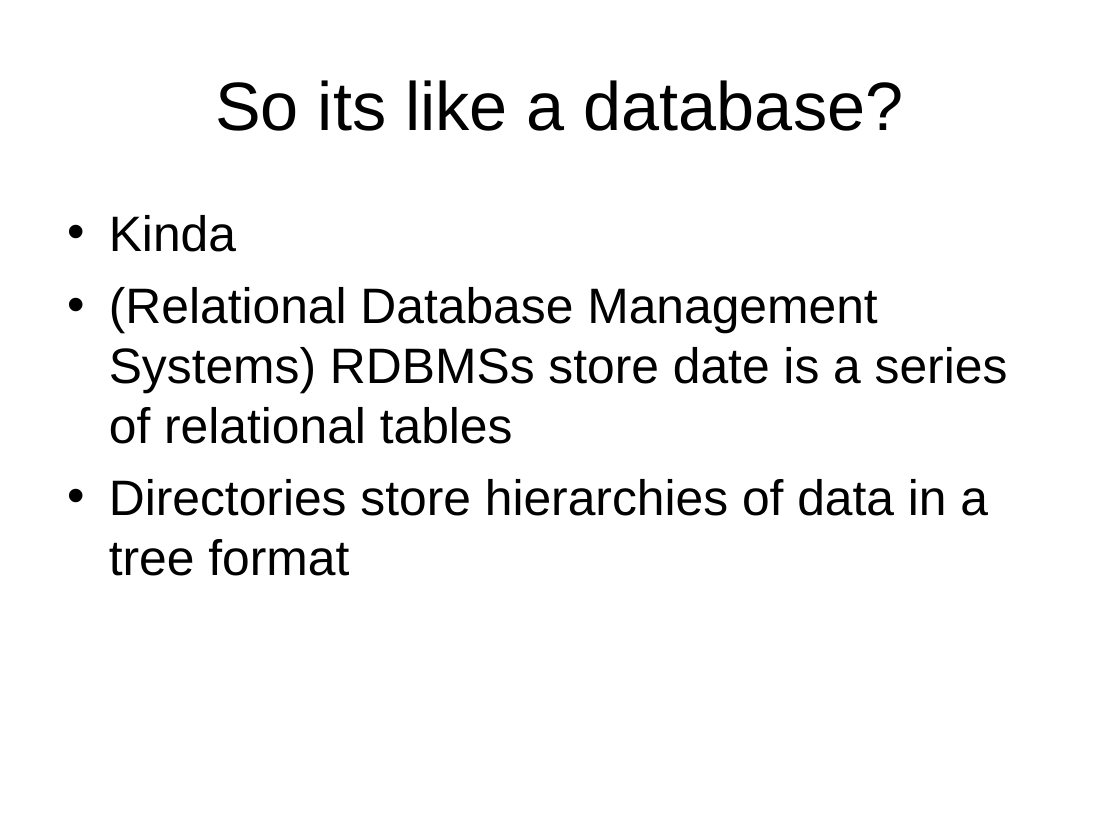
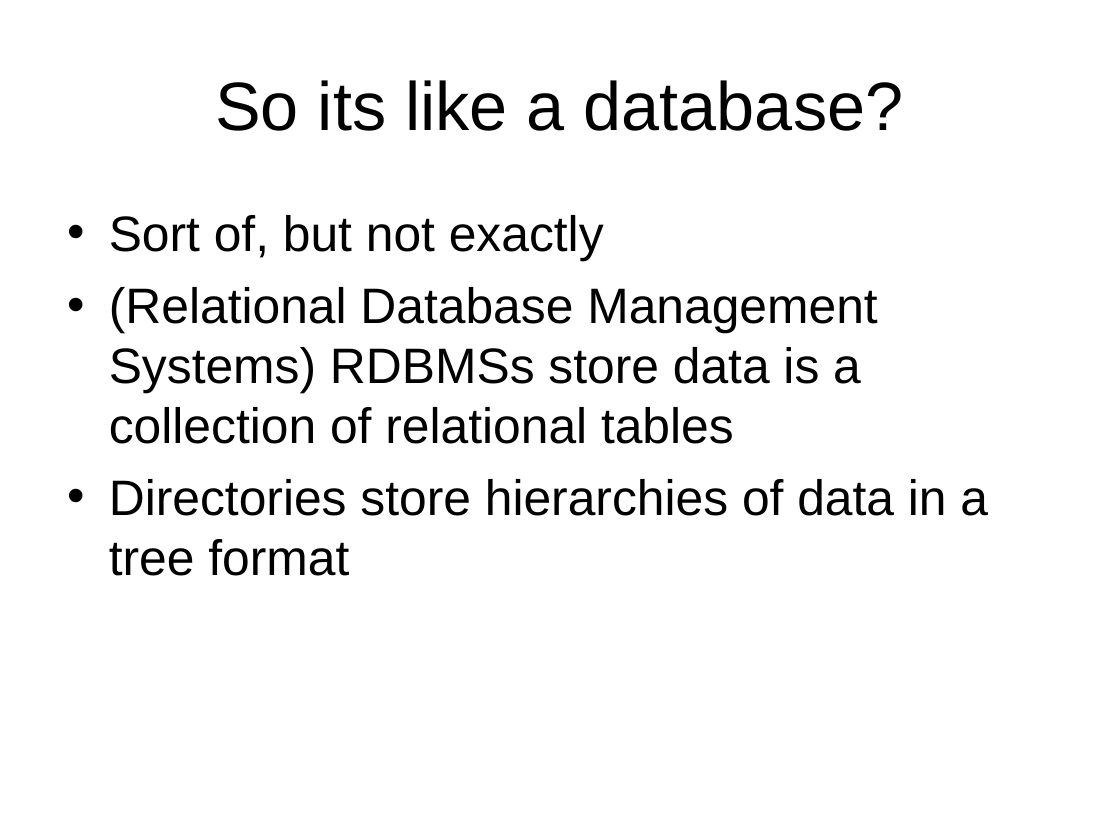
Before and after one commit to LIPHP/LDAP-Talk, a slide deck: slide 7 of Docs/LIPHP-Using LDAP with PHP.ppt. Drawn at 1120x840 pixels with LibreOffice and Linux fonts; fonts in the diff are those of the drawing. Boxes give left, top, right and bottom in pixels: in the first picture for what was removed or moved away, otherwise in the second. Text is boxed around its words. In the diff, an @@ line names an element or a change of style, - is before the commit and + after.

```diff
--- a/Docs/LIPHP-Using LDAP with PHP.ppt
+++ b/Docs/LIPHP-Using LDAP with PHP.ppt
@@ text at <box>109,215,877,444</box>: text changed @@
-• Kinda
-• (Relational Database Management Systems) RDBMSs store date is a series of relational tables
+• Sort of, but not exactly
+• (Relational Database Management Systems) RDBMSs store data is a collection of relational tables
```
Also in this commit, not shown: 5 other slides changed.
